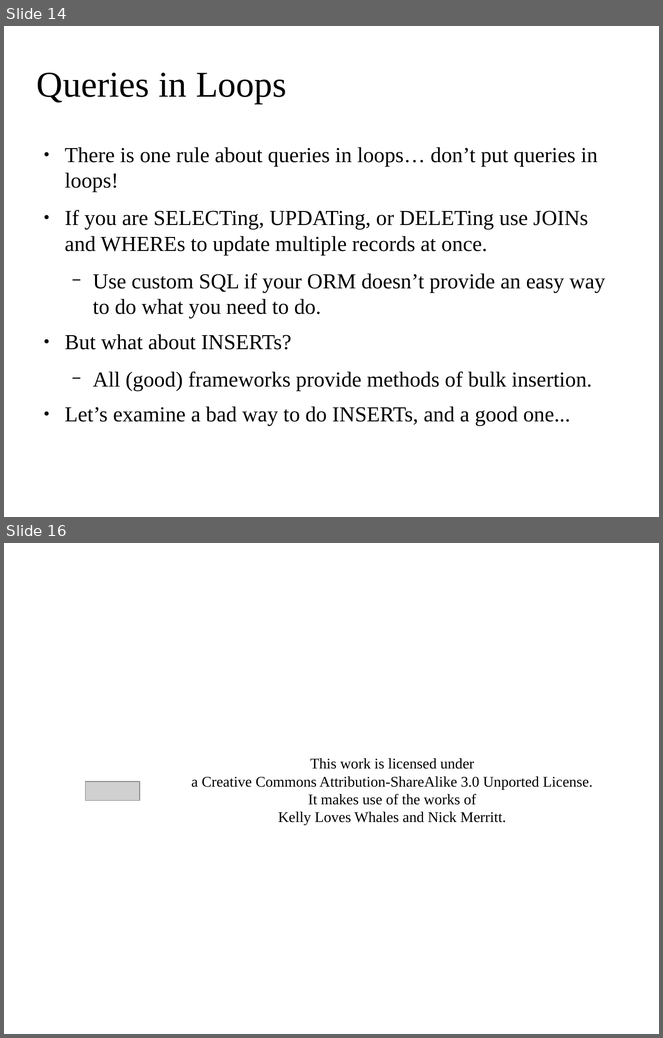
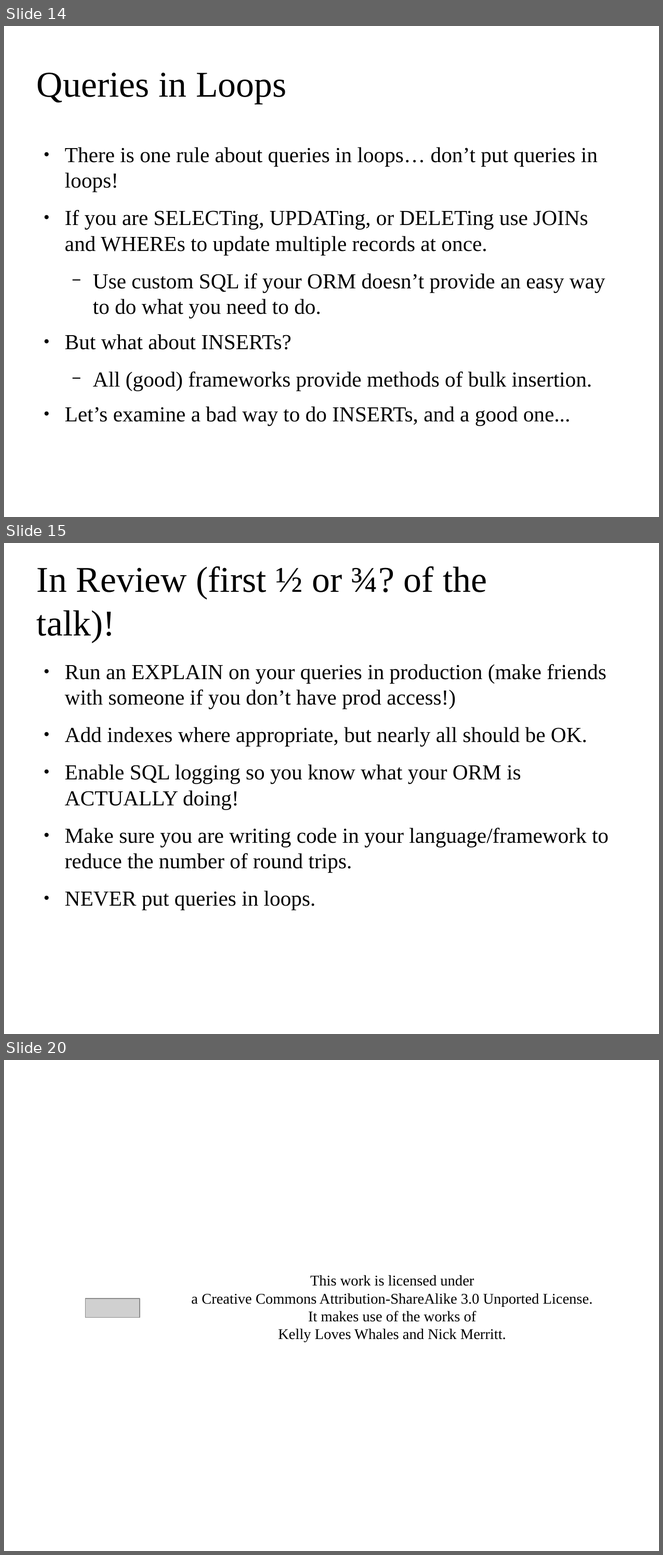
Before and after one commit to aaronFranssell/performance-tuning-and-jmeter, a slide deck: presentation.odp. Shown one above the other, each under a label of ours: slides 14 and 16 before the commit, slides 14, 15 and 20 after it; the slides between them are not shown. The pictures are 663x1038 and 663x1555 pixels, drawn with LibreOffice and Linux fonts; fonts in the diff are those of the drawing; grey boxes stand for pictures; background and template pictures are left out. Boxes give left, top, right and bottom in pixels: in the first picture for what was removed or moved away, otherwise in the second. Text is boxed around its words. In the diff, an @@ line names an element or a change of style, - is before the commit and + after.

```diff
--- a/presentation.odp
+++ b/presentation.odp
@@ slide 15 added at [4,543,659,1034], background picture (left out) @@
@@ title added at [37,566,487,642], 44 pt, text #000000 @@
+In Review (first ½ or ¾? of the talk)!
@@ text added at [65,664,609,911], 26 pt, text #000000 @@
+● Run an EXPLAIN on your queries in production (make friends with someone if you don’t have prod access!)
+● Add indexes where appropriate, but nearly all should be OK.
+● Enable SQL logging so you know what your ORM is ACTUALLY doing!
+● Make sure you are writing code in your language/framework to reduce the number of round trips.
+● NEVER put queries in loops.
@@ what was slide 16 is now slide 20 @@
```
Also in this commit, not shown: 1 slide changed, 3 other slides added, 2 other files.
